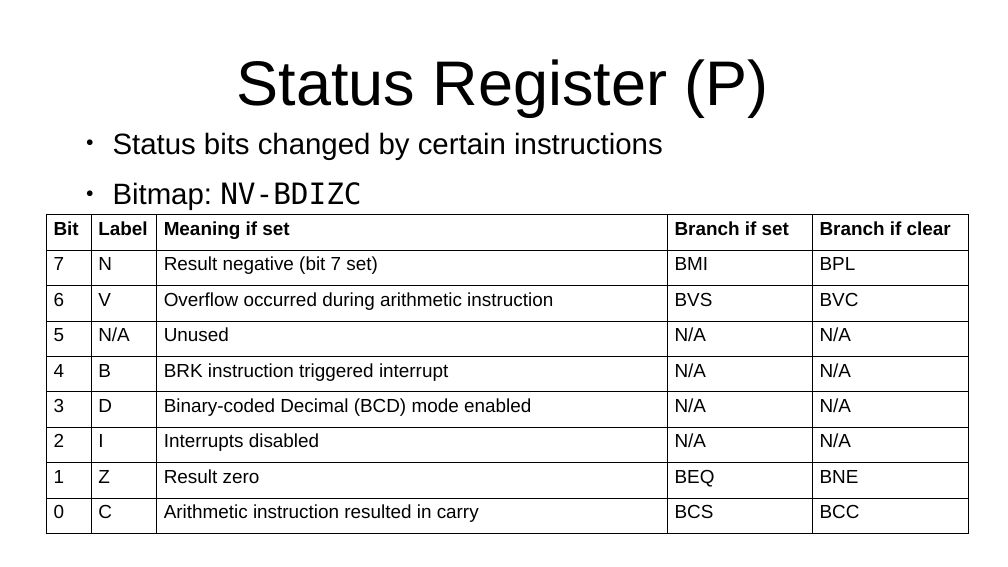
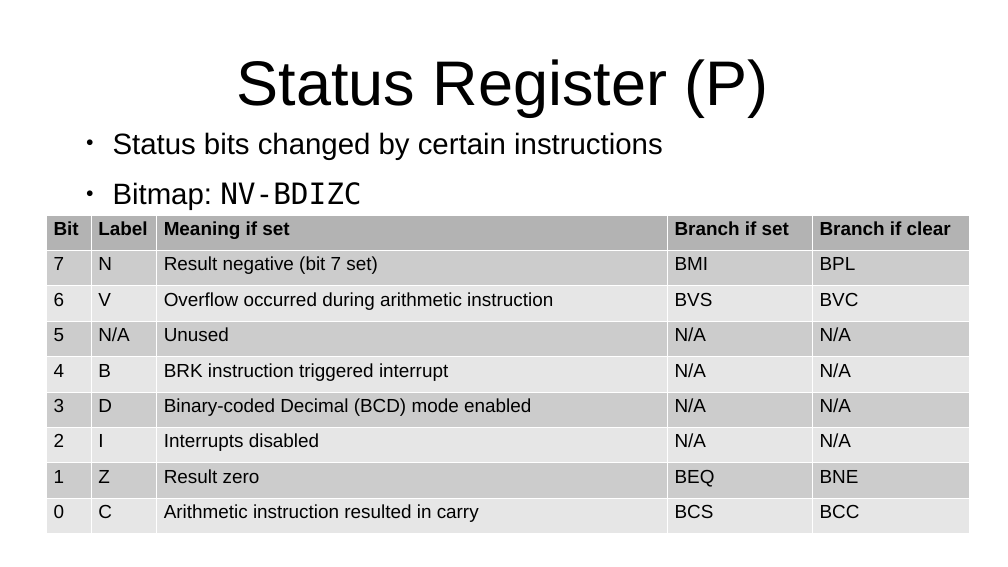
Before and after one commit to SlithyMatt/x16-assembly-tutorial, a slide deck: slide 4 of Lesson3/Lesson3.odp. Drawn at 1008x567 pixels with LibreOffice and Linux fonts; fonts in the diff are those of the drawing. Boxes give left, top, right and bottom in pixels: in the first picture for what was removed or moved away, otherwise in the second. Text is boxed around its words. In the diff, an @@ line names an element or a change of style, - is before the commit and + after.

```diff
--- a/Lesson3/Lesson3.odp
+++ b/Lesson3/Lesson3.odp
@@ table at (x1=46, y1=215, x2=969, y2=533) @@
@@ fill none to #B3B3B3 in row 1 @@
@@ fill none to #CCCCCC in 20 cells @@
@@ fill none to #E6E6E6 in 20 cells @@
@@ borders changed @@
```
Also in this commit, not shown: 3 other slides changed, 1 other file.
